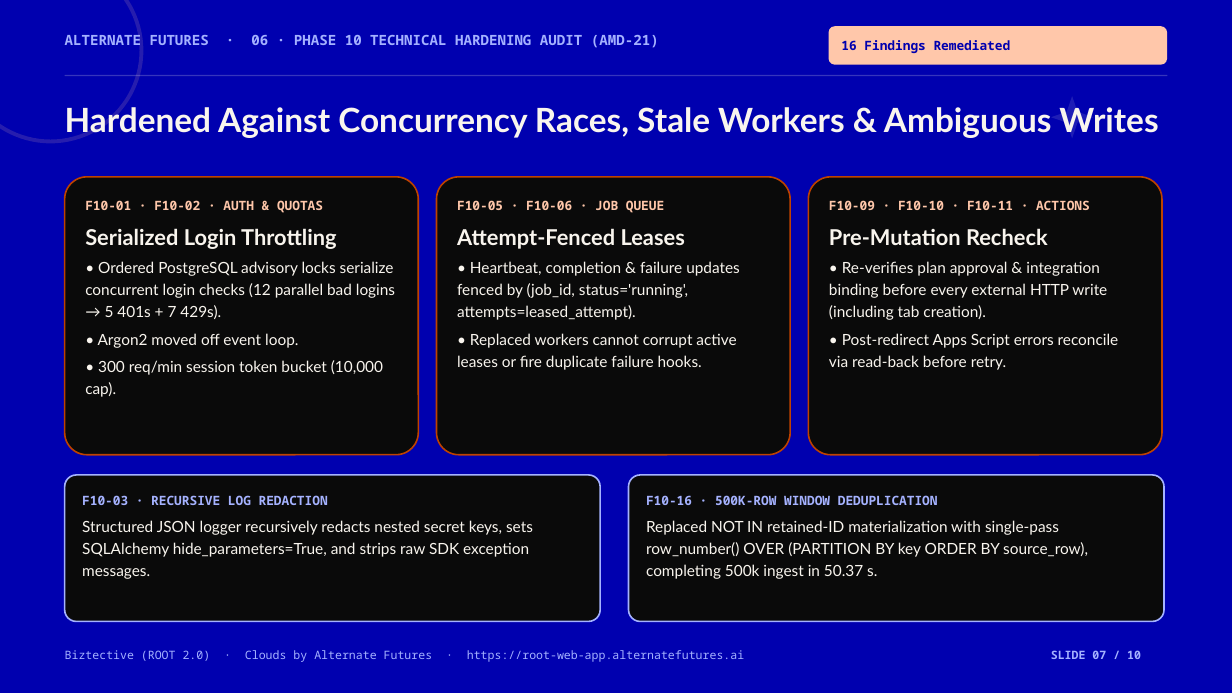
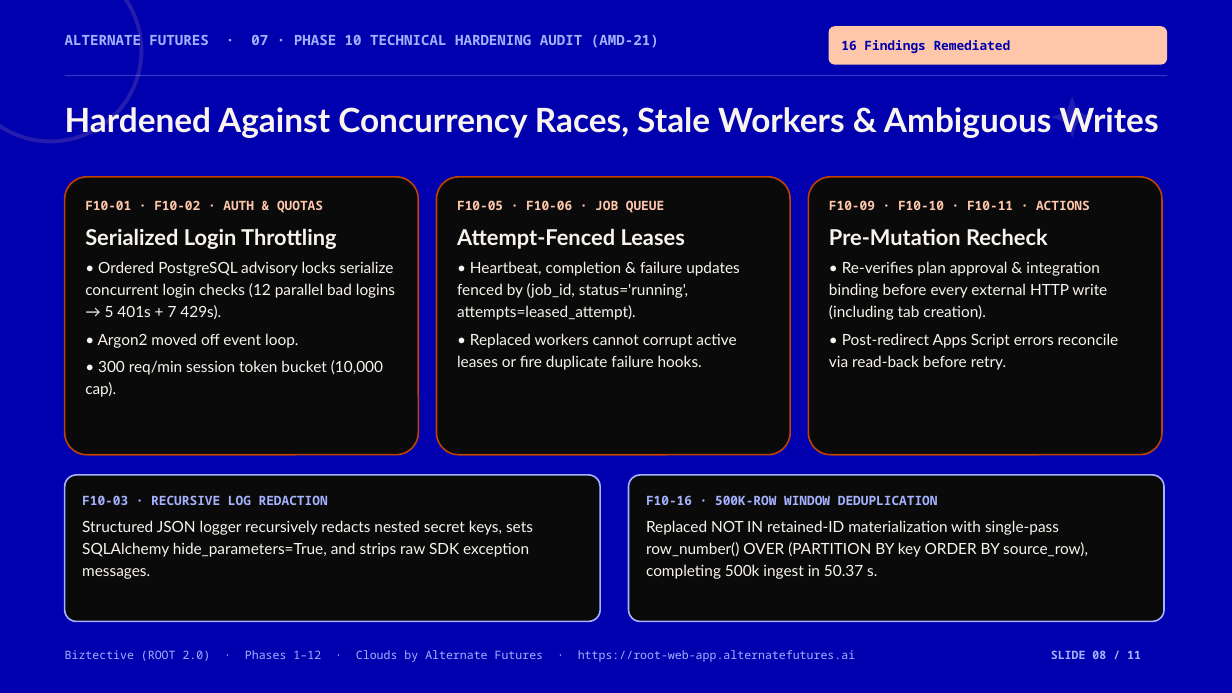
Before and after one commit to MahateerMuhammad/Biztective, a slide deck: slide 8 of docs/Biztective_Alternate_Futures_Deck.pptx (slide 7 before the commit). Drawn at 1232x693 pixels with LibreOffice and Linux fonts; fonts in the diff are those of the drawing. Boxes give left, top, right and bottom in pixels: in the first picture for what was removed or moved away, otherwise in the second. Text is boxed around its words. In the diff, an @@ line names an element or a change of style, - is before the commit and + after.

Commit message:
chore: Phase 12 build 1.0.5 images (1.0.4 tag was pre-existing)

```diff
--- a/docs/Biztective_Alternate_Futures_Deck.pptx
+++ b/docs/Biztective_Alternate_Futures_Deck.pptx
@@ text at (65,34,659,48): text changed @@
-ALTERNATE FUTURES · 06 · PHASE 10 TECHNICAL HARDENING AUDIT (AMD-21)
+ALTERNATE FUTURES · 07 · PHASE 10 TECHNICAL HARDENING AUDIT (AMD-21)
@@ text at (65,650,855,662): text changed @@
-Biztective (ROOT 2.0) · Clouds by Alternate Futures · https://root-web-app.alternatefutures.ai
+Biztective (ROOT 2.0) · Phases 1–12 · Clouds by Alternate Futures · https://root-web-app.alternatefutures.ai
@@ text at (1051,650,1141,659): text changed @@
-SLIDE 07 / 10
+SLIDE 08 / 11
```
Also in this commit, not shown: 9 other slides changed, 1 slide added, 3 other files.
